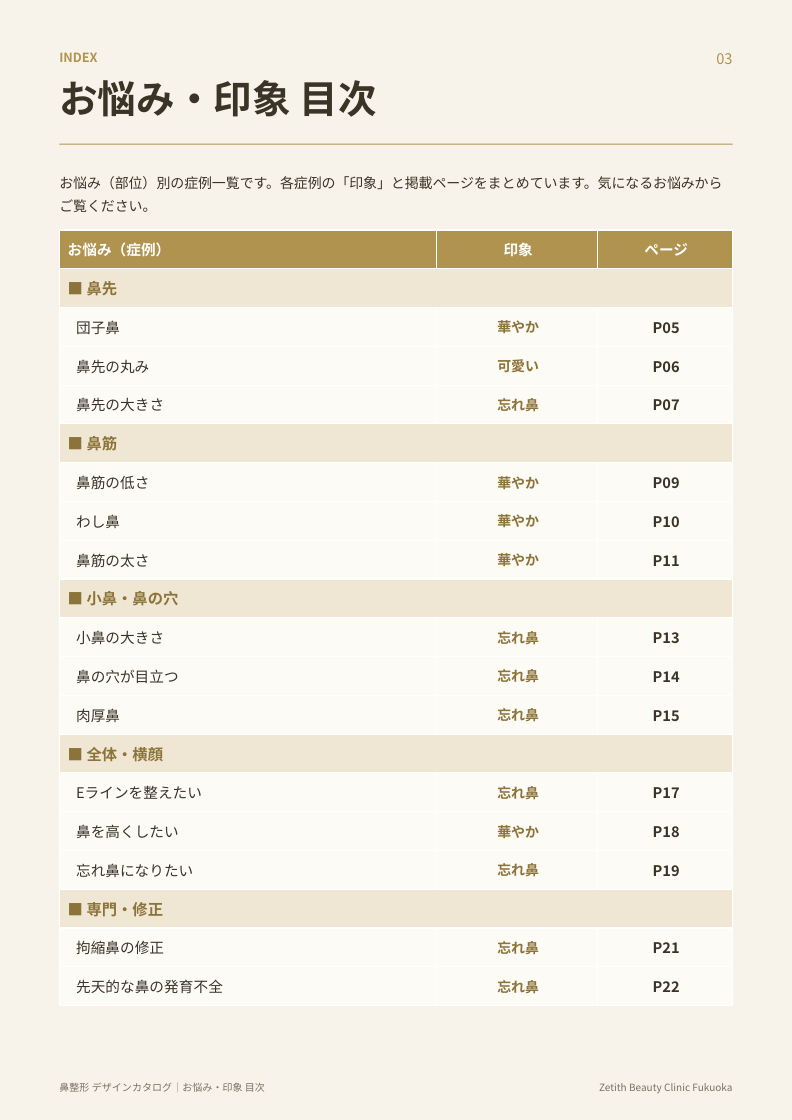
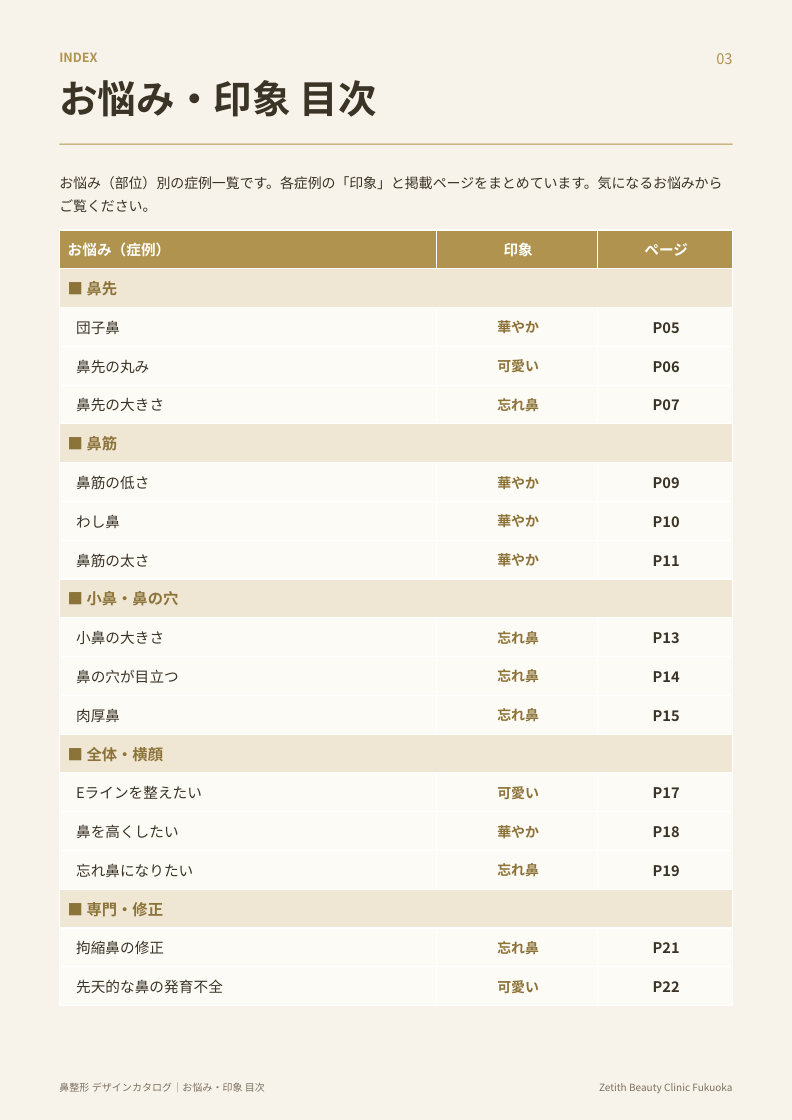
Before and after one commit to hidekkobonba/nosejob, a slide deck: slide 4 of 鼻整形_デザインカタログ.pptx. Drawn at 792x1120 pixels with LibreOffice and Linux fonts; fonts in the diff are those of the drawing. Boxes give left, top, right and bottom in pixels: in the first picture for what was removed or moved away, otherwise in the second. Text is boxed around its words. In the diff, an @@ line names an element or a change of style, - is before the commit and + after.

```diff
--- a/鼻整形_デザインカタログ.pptx
+++ b/鼻整形_デザインカタログ.pptx
@@ table at (59,230,734,1006) @@
-row 15, column 2: 忘れ鼻
+row 15, column 2: 可愛い
-row 20, column 2: 忘れ鼻
+row 20, column 2: 可愛い
```
Also in this commit, not shown: 26 other slides changed.
